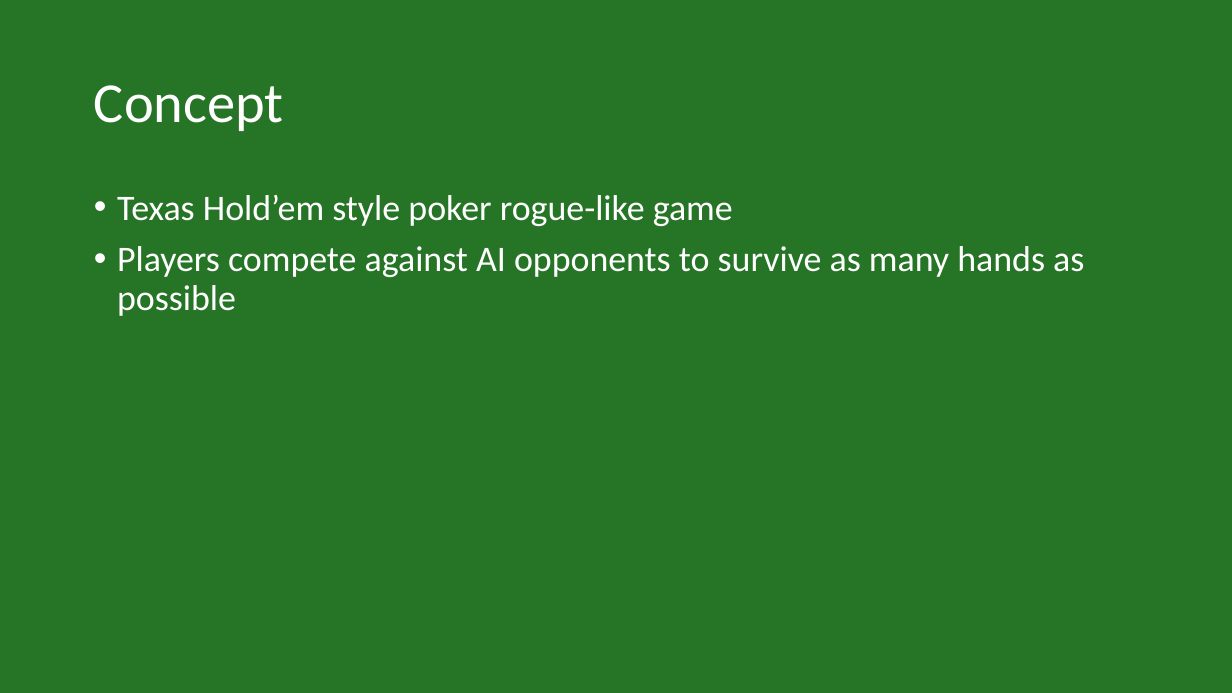
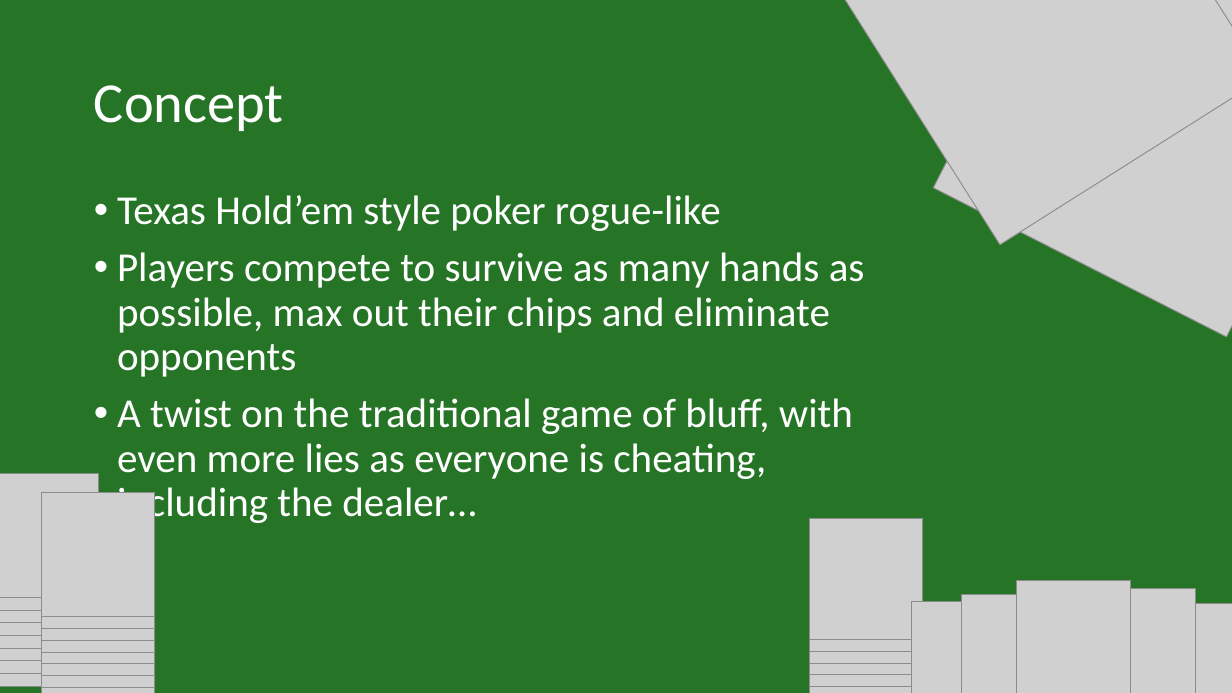
Before and after one commit to IsabelHampton/bluffs-and-bribes, a slide deck: slide 2 of Docs/Bluffs & Bribes Pitch.pptx. Drawn at 1232x693 pixels with LibreOffice and Linux fonts; fonts in the diff are those of the drawing; grey boxes stand for pictures. Boxes give left, top, right and bottom in pixels: in the first picture for what was removed or moved away, otherwise in the second. Text is boxed around its words. In the diff, an @@ line names an element or a change of style, - is before the commit and + after.

Commit message:
Made pitch

```diff
--- a/Docs/Bluffs & Bribes Pitch.pptx
+++ b/Docs/Bluffs & Bribes Pitch.pptx
@@ picture added at box(832, 0, 1232, 245) @@
@@ picture added at box(933, 0, 1232, 337) @@
@@ text at box(117, 195, 865, 526): text changed; size 28 to 32 pt @@
-• Texas Hold’em style poker rogue-like game
-• Players compete against AI opponents to survive as many hands as possible
+• Texas Hold’em style poker rogue-like
+• Players compete to survive as many hands as possible, max out their chips and eliminate opponents
+• A twist on the traditional game of bluff, with even more lies as everyone is cheating, including the dealer…
@@ group added at box(0, 474, 154, 693): 18 pictures @@
@@ group added at box(811, 518, 1232, 693): 14 pictures @@
```
Also in this commit, not shown: 1 other slide changed, 20 slides added, 6 slides removed.
